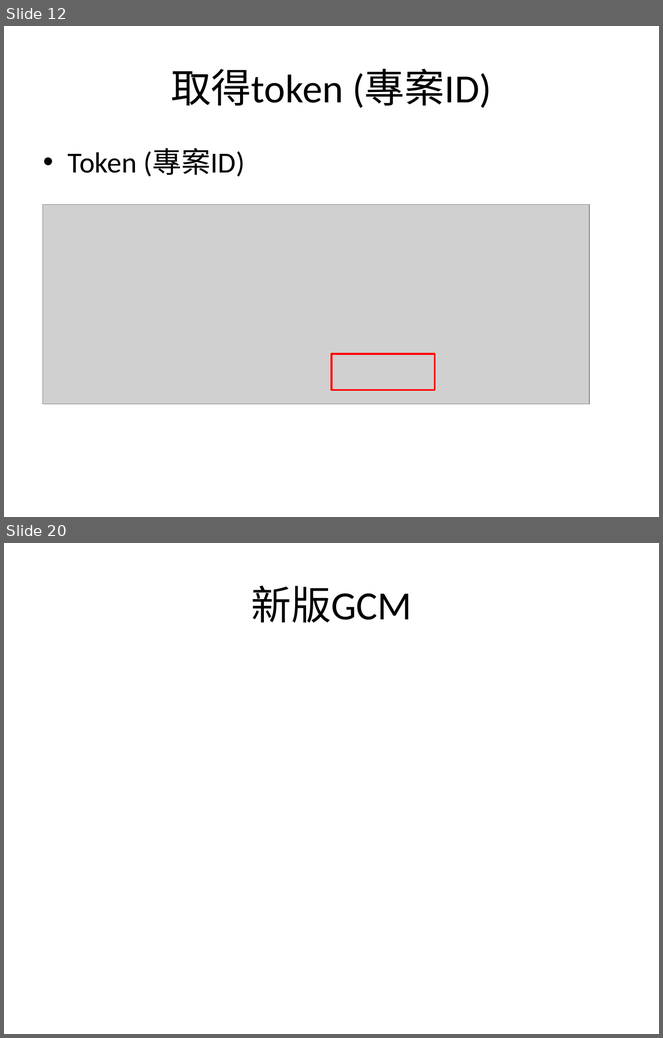
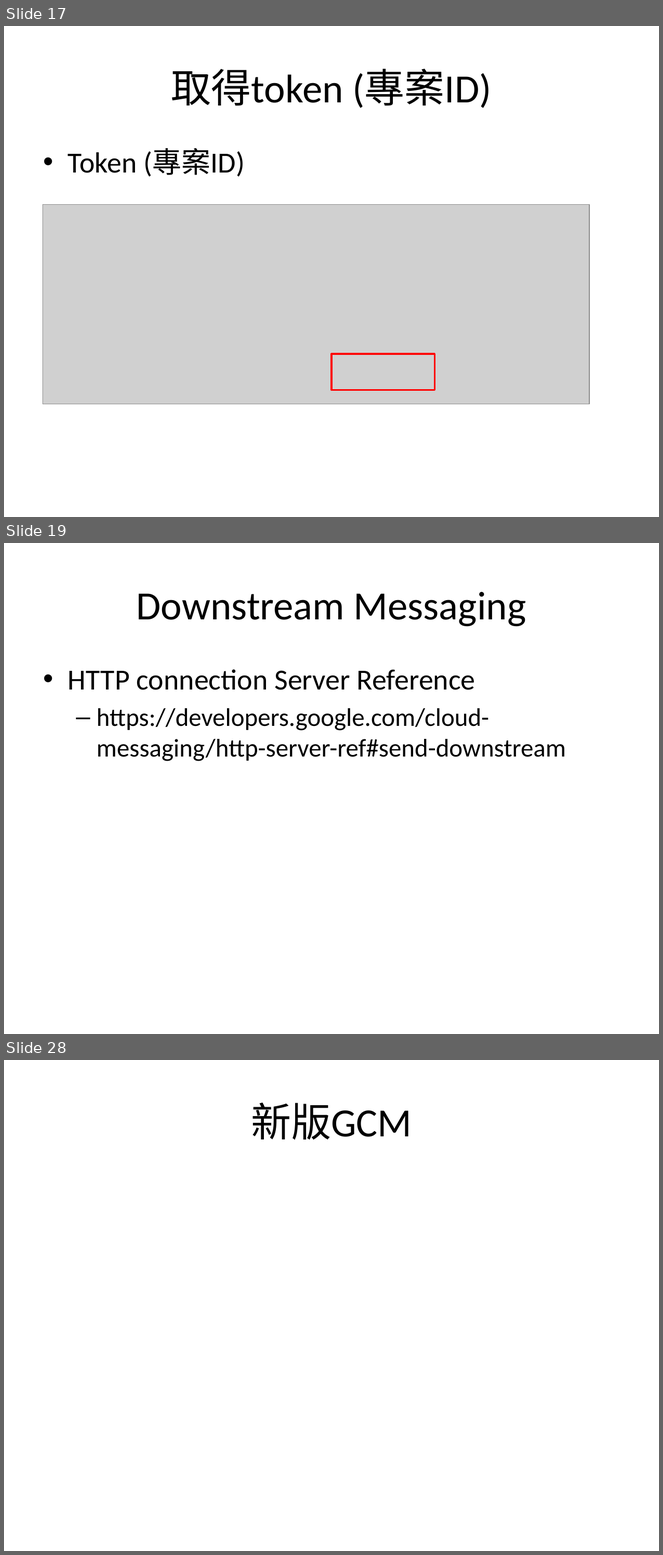
Before and after one commit to sonnyshih/AndroidDemoSample, a slide deck: CustomerUIDemo/GCM instruction.pptx. Shown one above the other, each under a label of ours: slides 12 and 20 before the commit, slides 17, 19 and 28 after it; the slides between them are not shown. The pictures are 663x1038 and 663x1555 pixels, drawn with LibreOffice and Linux fonts; fonts in the diff are those of the drawing; grey boxes stand for pictures. Boxes give left, top, right and bottom in pixels: in the first picture for what was removed or moved away, otherwise in the second. Text is boxed around its words. In the diff, an @@ line names an element or a change of style, - is before the commit and + after.

Commit message:
1. Modify GCM instruction.pptx 2. Modify the Downstream Messaging Demo

```diff
--- a/CustomerUIDemo/GCM instruction.pptx
+++ b/CustomerUIDemo/GCM instruction.pptx
@@ slide 19 added at [4, 543, 659, 1034], background #FFFFFF @@
@@ title added at [137, 592, 527, 627], 44 pt, text #000000 @@
+Downstream Messaging
@@ text added at [68, 669, 566, 761], 28 pt, text #000000 @@
+• HTTP connection Server Reference
+  – https://developers.google.com/cloud-messaging/http-server-ref#send-downstream
@@ what was slide 12 is now slide 17 @@
@@ what was slide 20 is now slide 28 @@
```
Also in this commit, not shown: 7 slides changed, 7 other slides added, 7 other files.
